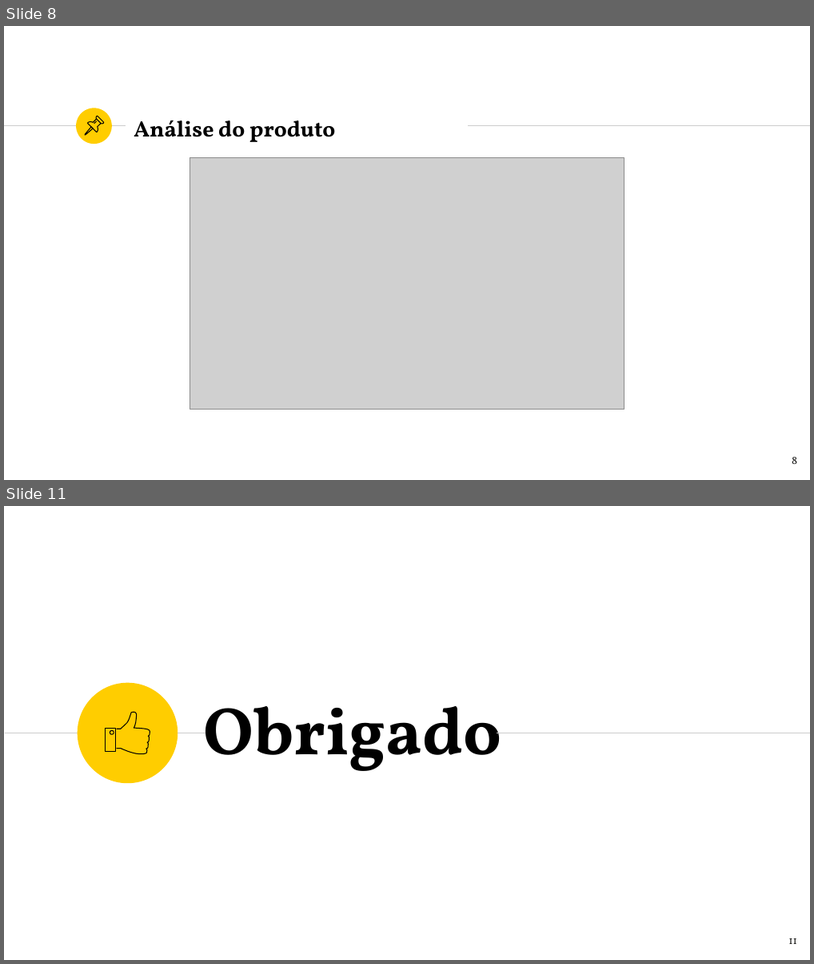
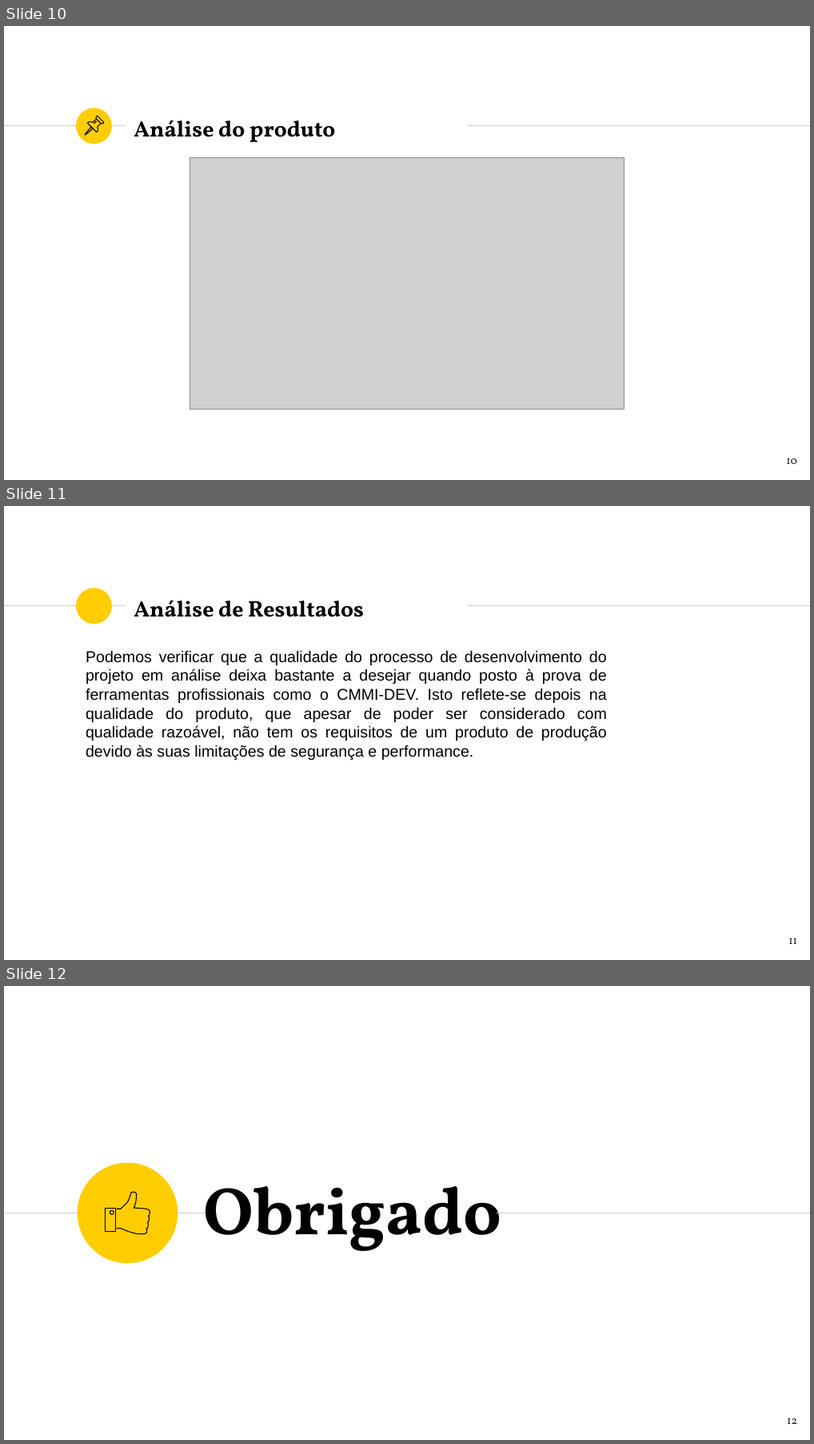
Before and after one commit to k4rd050/qesoft_g12, a slide deck: QESOFT-TP2-Grupo12-Apresentacao.pptx. Shown one above the other, each under a label of ours: slides 8 and 11 before the commit, slides 10, 11 and 12 after it; the slides between them are not shown. The pictures are 814x964 and 814x1444 pixels, drawn with LibreOffice and Linux fonts; fonts in the diff are those of the drawing; grey boxes stand for pictures. Boxes give left, top, right and bottom in pixels: in the first picture for what was removed or moved away, otherwise in the second. Text is boxed around its words. In the diff, an @@ line names an element or a change of style, - is before the commit and + after.

Commit message:
Add project choice and process results to PowerPoint presentation

```diff
--- a/QESOFT-TP2-Grupo12-Apresentacao.pptx
+++ b/QESOFT-TP2-Grupo12-Apresentacao.pptx
@@ slide 11 added at [4,506,810,960], background #FFFFFF; not listed: 3 template elements that a slide beside it also shows @@
@@ title added at [134,600,364,617], 20 pt, text #000000, bold @@
+Análise de Resultados
@@ text added at [86,650,607,760], 14 pt, text #000000 @@
+Podemos verificar que a qualidade do processo de desenvolvimento do projeto em análise deixa bastante a desejar quando posto à prova de ferramentas profissionais como o CMMI-DEV. Isto reflete-se depois na qualidade do produto, que apesar de poder ser considerado com qualidade razoável, não tem os requisitos de um produto de produção devido às suas limitações de segurança e performance.
@@ page number added at [789,938,798,944], 10 pt, text #1D1D1B @@
+11
@@ what was slide 8 is now slide 10 @@
@@ page number at [786,458,798,464]: text changed @@
-8
+10
@@ what was slide 11 is now slide 12 @@
@@ page number at [787,1418,798,1424]: text changed @@
-11
+12
```
Also in this commit, not shown: 2 slides changed, 2 other slides added, 2 slides removed.
